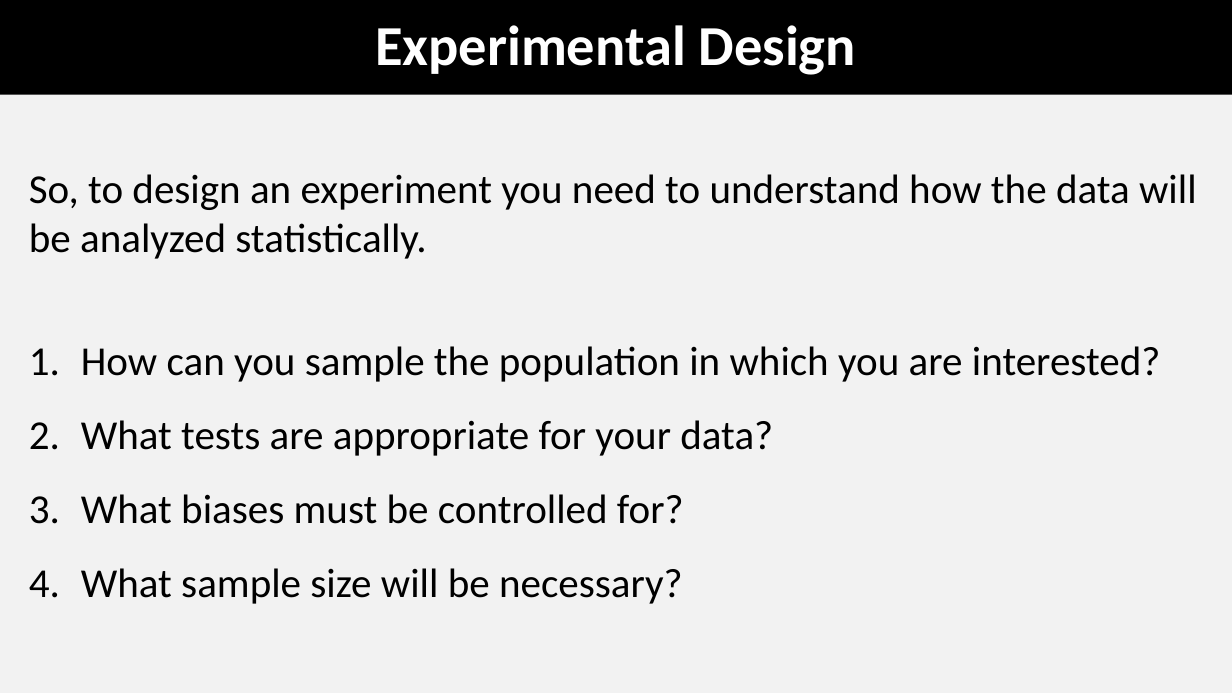
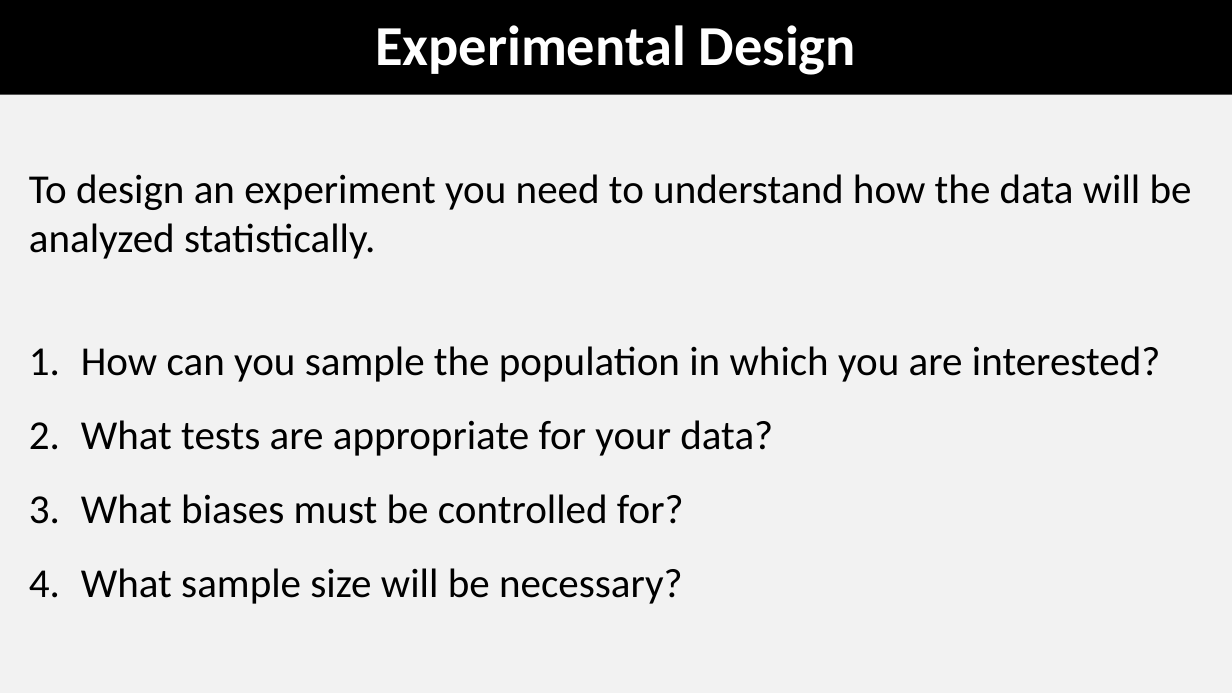
Before and after one commit to coleoguy/coleoguy.github.io, a slide deck: slide 9 of teaching/expdes/lec1.pptx. Drawn at 1232x693 pixels with LibreOffice and Linux fonts; fonts in the diff are those of the drawing. Boxes give left, top, right and bottom in pixels: in the first picture for what was removed or moved away, otherwise in the second. Text is boxed around its words. In the diff, an @@ line names an element or a change of style, - is before the commit and + after.

```diff
--- a/teaching/expdes/lec1.pptx
+++ b/teaching/expdes/lec1.pptx
@@ text at <box>29,174,1192,259</box>: text changed @@
-So, to design an experiment you need to understand how the data will be analyzed statistically.
+To design an experiment you need to understand how the data will be analyzed statistically.
```
Also in this commit, not shown: 5 other slides changed, 7 other files.
